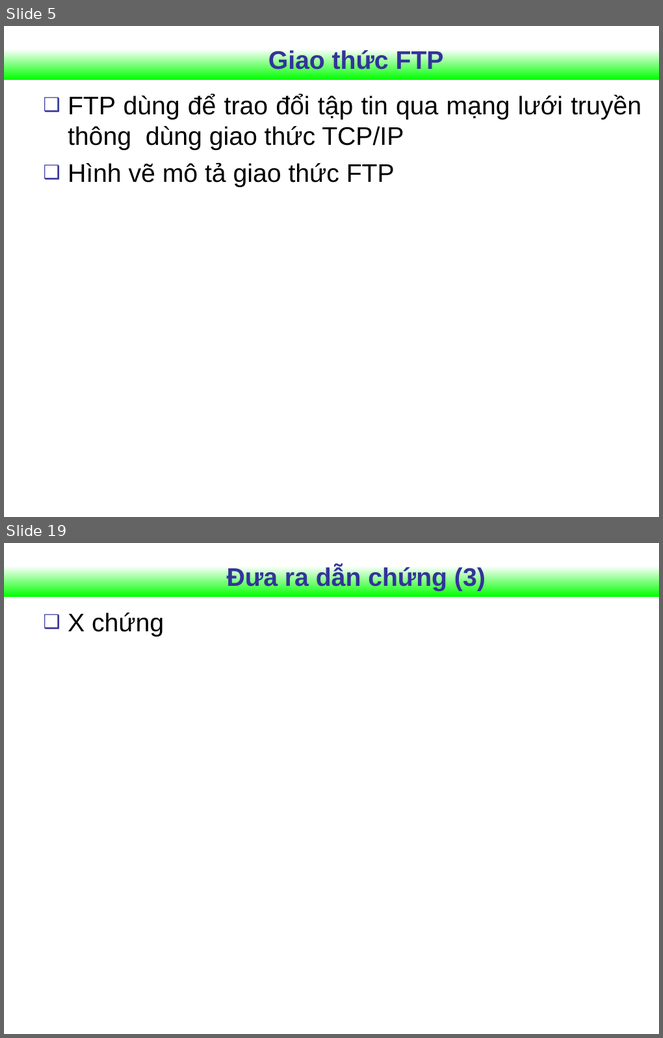
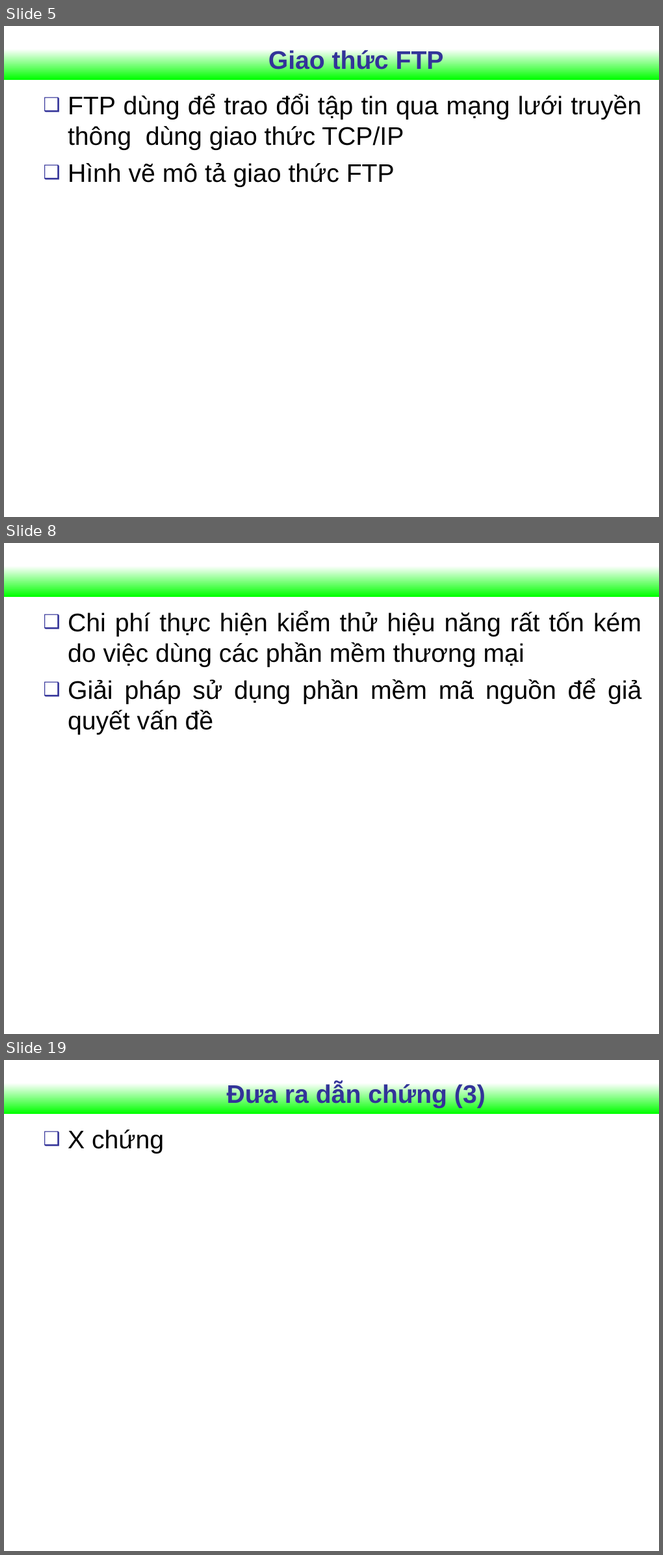
Before and after one commit to Vunb/luanvantotnghiephakhue, a slide deck: Document_luanvan/Slide_Khue.ppt. Shown one above the other, each under a label of ours: slides 5 and 19 before the commit, slides 5, 8 and 19 after it; the slides between them are not shown. The pictures are 663x1038 and 663x1555 pixels, drawn with LibreOffice and Linux fonts; fonts in the diff are those of the drawing; background and template pictures are left out. Boxes give left, top, right and bottom in pixels: in the first picture for what was removed or moved away, otherwise in the second. Text is boxed around its words. In the diff, an @@ line names an element or a change of style, - is before the commit and + after.

```diff
--- a/Document_luanvan/Slide_Khue.ppt
+++ b/Document_luanvan/Slide_Khue.ppt
@@ slide 8 added at box(4, 543, 659, 1034), background #FFFFFF; not listed: 1 template element that a slide beside it also shows @@
@@ text added at box(68, 611, 642, 735), 28 pt, text #000000 @@
+❑ Chi phí thực hiện kiểm thử hiệu năng rất tốn kém do việc dùng các phần mềm thương mại
+❑ Giải pháp sử dụng phần mềm mã nguồn để giả quyết vấn đề
```
Also in this commit, not shown: 5 slides changed, 7 other slides added, 8 slides removed.
